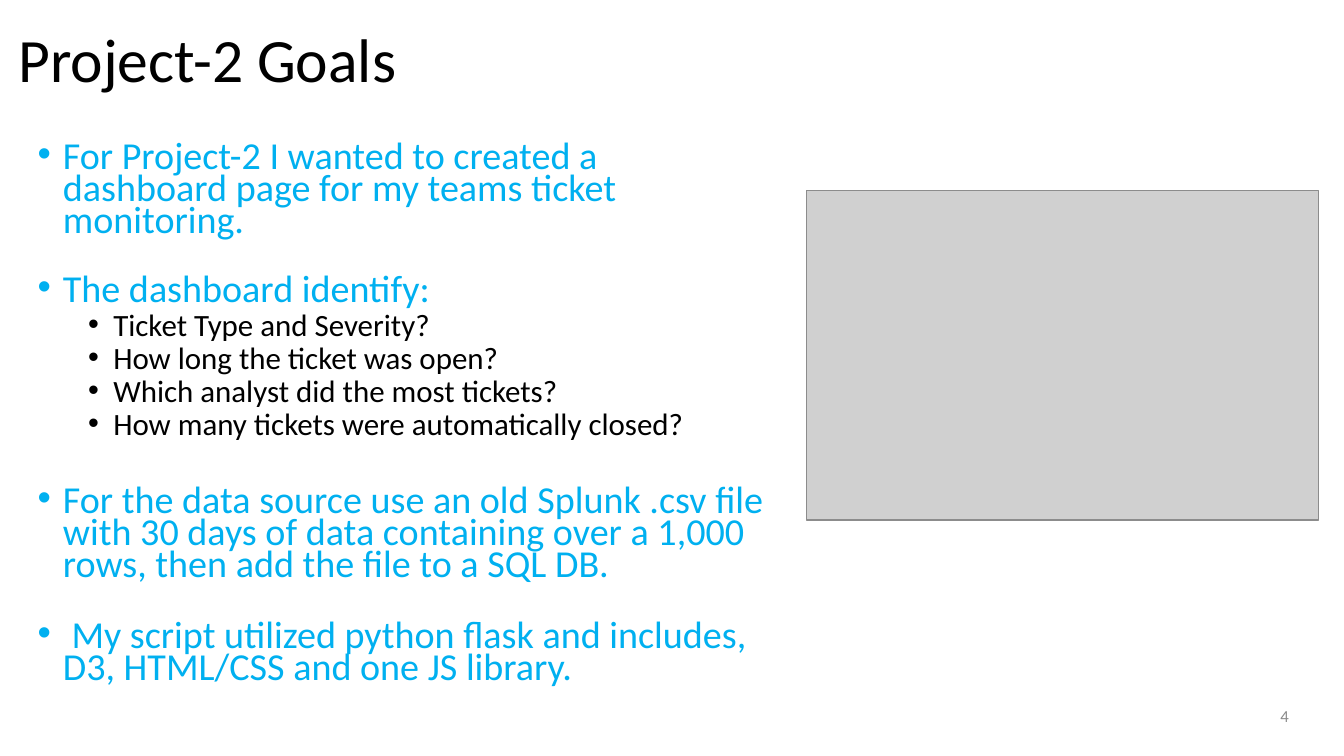
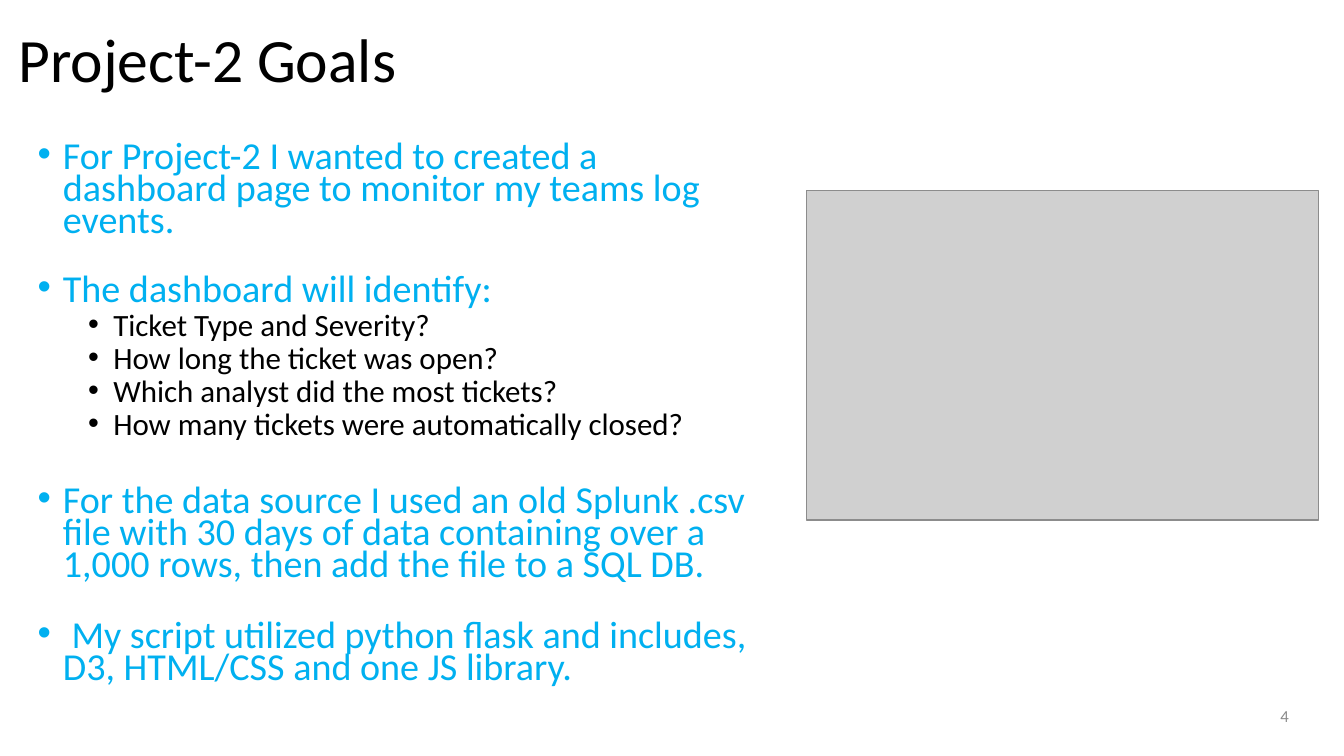
Before and after one commit to trevf002/project_2, a slide deck: slide 4 of Project_2.pptx. Drawn at 1344x756 pixels with LibreOffice and Linux fonts; fonts in the diff are those of the drawing; grey boxes stand for pictures. Boxes give left, top, right and bottom in pixels: in the first picture for what was removed or moved away, otherwise in the second. Text is boxed around its words. In the diff, an @@ line names an element or a change of style, - is before the commit and + after.

Commit message:
update

```diff
--- a/Project_2.pptx
+++ b/Project_2.pptx
@@ text at [63, 142, 700, 308]: text changed @@
-• For Project-2 I wanted to created a dashboard page for my teams ticket monitoring.
-• The dashboard identify:
+• For Project-2 I wanted to created a dashboard page to monitor my teams log events.
+• The dashboard will identify:
@@ text at [63, 486, 745, 582]: text changed @@
-• For the data source use an old Splunk .csv file with 30 days of data containing over a 1,000 rows, then add the file to a SQL DB.
+• For the data source I used an old Splunk .csv file with 30 days of data containing over a 1,000 rows, then add the file to a SQL DB.
```
